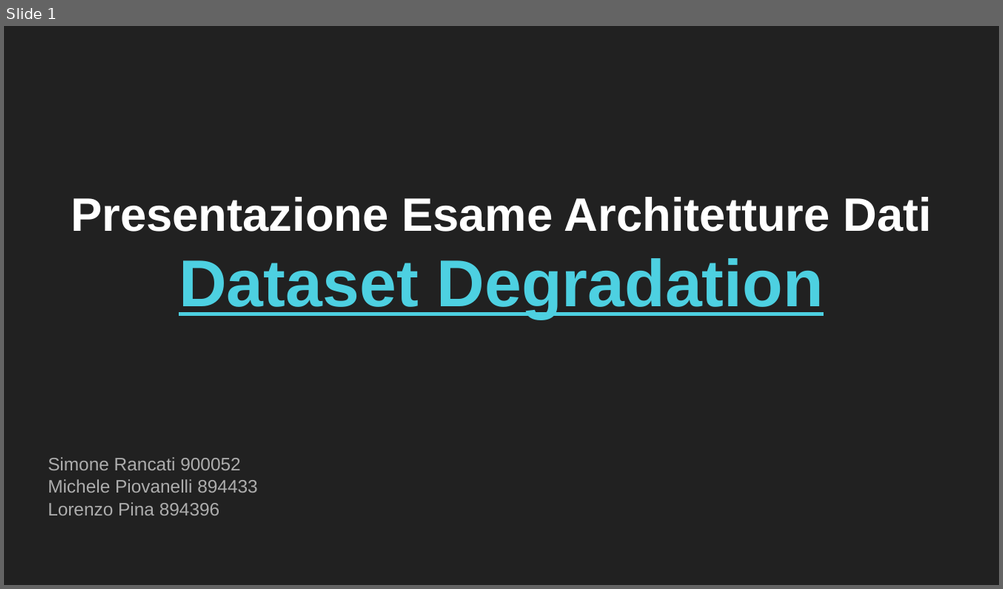
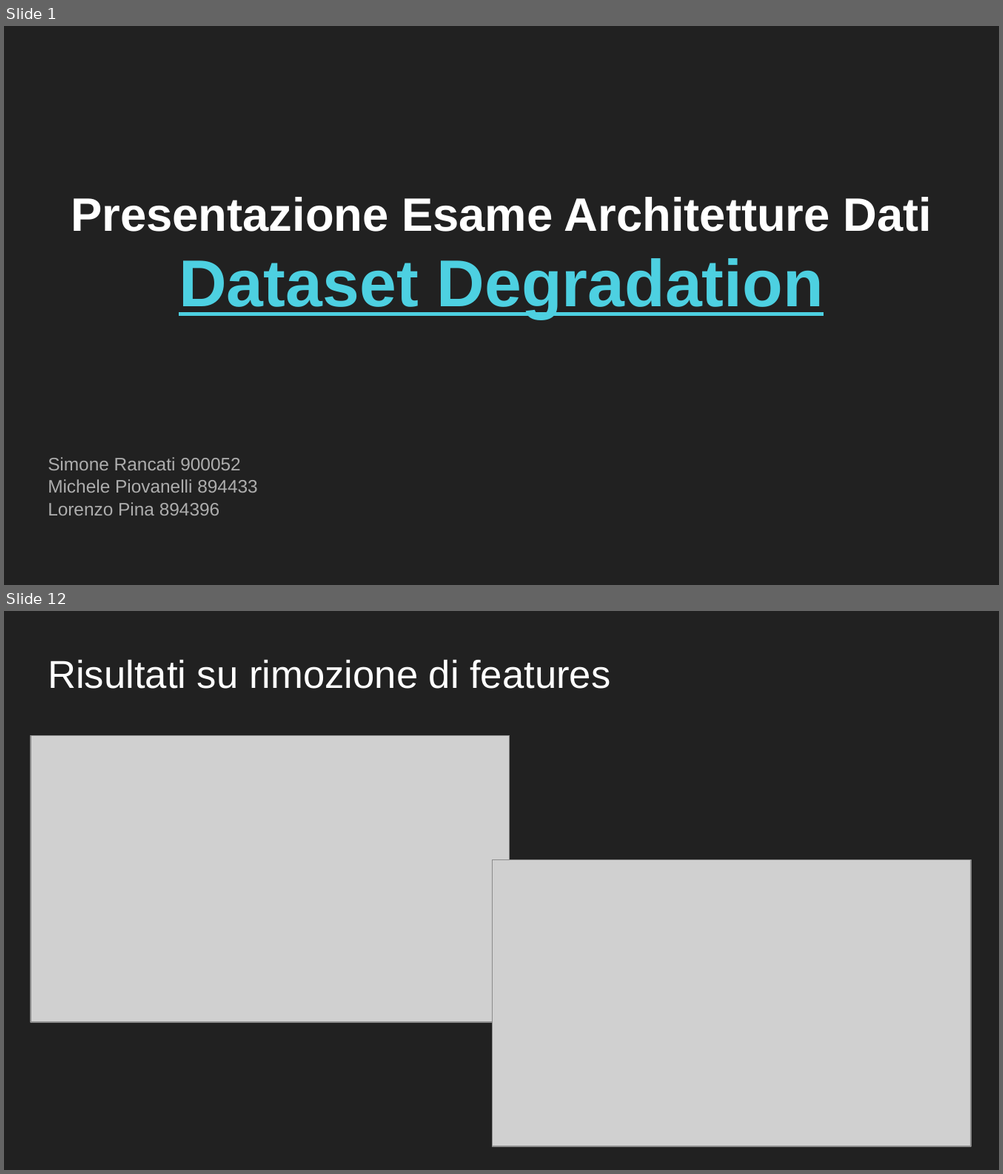
Before and after one commit to LorenzoPinaUnimib/Dataset_Degradetion, a slide deck: Presentazione Progetto Architetture dati.pptx. Shown one above the other, each under a label of ours: slide 1 before the commit, slides 1 and 12 after it; the slides between them are not shown. The pictures are 1003x589 and 1003x1174 pixels, drawn with LibreOffice and Linux fonts; fonts in the diff are those of the drawing; grey boxes stand for pictures. Boxes give left, top, right and bottom in pixels: in the first picture for what was removed or moved away, otherwise in the second. Text is boxed around its words. In the diff, an @@ line names an element or a change of style, - is before the commit and + after.

```diff
--- a/Presentazione Progetto Architetture dati.pptx
+++ b/Presentazione Progetto Architetture dati.pptx
@@ slide 12 added at <box>4,611,999,1170</box>, background #212121 @@
@@ title added at <box>48,660,610,689</box>, 28.2 pt, text #FFFFFF @@
+Risultati su rimozione di features
@@ picture added at <box>31,735,509,1022</box> @@
@@ picture added at <box>492,860,970,1147</box> @@
```
Also in this commit, not shown: 10 slides changed, 2 other slides added, 3 slides removed, 1 other file.
